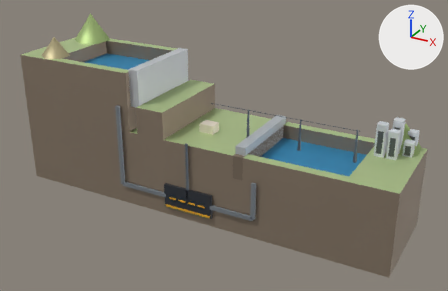
One commit to the glTF model arma-cordoba/models/rio-grande.glb: the scene before it, then after it.
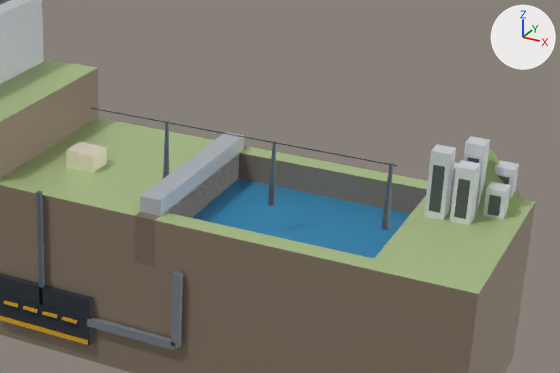
The first picture shows the older version from a camera (50 mm lens) standing at (0.461, -0.758, 0.372) and looking at (0.023, 0.037, -0.025). The close-ups show the older and then the newer version on the part from 37% to 98% of the width and 17% to 80% of the height of that picture. Only the edits that show in the close-ups are written down. Arrows for +X, +Y and +Z are at upper right; the lights stay in place. Where no turn or scale is listed for an object, it has been applied to the vertices. Vertices at exactly the same position are counted once.
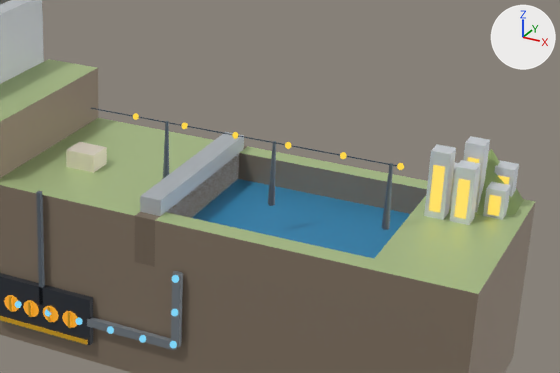
The newer file is also rescaled (x25.0) as a whole; pictures and numbers use the older file's frame.

Patch to the scene script:
```diff
--- a/arma-cordoba/models/rio-grande.glb.py
+++ b/arma-cordoba/models/rio-grande.glb.py
@@ mat_material_8 @@
 mat_material_8.metallic = 0.5
-mat_material_8.emission_color = (0.0196, 0.0148, 0.0)  # black #262000
+mat_material_8.emission_color = (1.0, 0.692, 0.0732)  # yellow #ffd94c
 mat_material_8.emission_strength = 1.0
@@ mat_material_21 @@
 mat_material_21.metallic = 0.5
+mat_material_21.emission_strength = 1.0
+mat_material_21.emission_color = (0.787, 0.319, 0.0)  # orange #e59900
@@ mat_material_38 @@
+mat_material_38 = bpy.data.materials.new('Material_38')
+# nodes: BsdfTransparent, Emission, LightPath, MixShader, OutputMaterial
+# colours: cyan #7fd3f5
@@ mat_material_37 @@
+mat_material_37 = bpy.data.materials.new('Material_37')
+# nodes: BsdfTransparent, Emission, LightPath, MixShader, OutputMaterial
+# colours: yellow #ffd84a
@@ mat_material_36 @@
+mat_material_36 = bpy.data.materials.new('Material_36')
+# nodes: BsdfTransparent, Emission, LightPath, MixShader, OutputMaterial
+# colours: yellow #ffd84a
@@ mat_material_35 @@
+mat_material_35 = bpy.data.materials.new('Material_35')
+# nodes: BsdfTransparent, Emission, LightPath, MixShader, OutputMaterial
+# colours: yellow #ffd84a
@@ mat_material_33 @@
+mat_material_33 = bpy.data.materials.new('Material_33')
+# nodes: BsdfTransparent, Emission, LightPath, MixShader, OutputMaterial
+# colours: yellow #ffd84a
@@ mat_material_32 @@
+mat_material_32 = bpy.data.materials.new('Material_32')
+# nodes: BsdfTransparent, Emission, LightPath, MixShader, OutputMaterial
+# colours: yellow #ffd84a
@@ me_mesh_41 @@
-me_mesh_41.from_pydata(...)  # 8 vertices, 12 faces; spans x -0.006..0.006, y -0.0014..0.0014, z -0.001..0.001
+me_mesh_41.from_pydata(...)  # 8 vertices, 12 faces; spans x -0.00102..0.00102, y -0.0014..0.0014, z -0.006..0.006
+# me_mesh_41 part 1: the whole mesh is turned -89.8 degrees about the y axis through its middle
 me_mesh_41.materials.append(mat_material_22)
@@ me_mesh_43 @@
-me_mesh_43.from_pydata(...)  # 8 vertices, 12 faces; spans x -0.006..0.006, y -0.0014..0.0014, z -0.001..0.001
+me_mesh_43.from_pydata(...)  # 8 vertices, 12 faces; spans x -0.00102..0.00102, y -0.0014..0.0014, z -0.006..0.006
+# me_mesh_43 part 2: the whole mesh is turned -89.8 degrees about the y axis through its middle
 me_mesh_43.materials.append(mat_material_23)
@@ me_mesh_45 @@
-me_mesh_45.from_pydata(...)  # 8 vertices, 12 faces; spans x -0.006..0.006, y -0.0014..0.0014, z -0.001..0.001
+me_mesh_45.from_pydata(...)  # 8 vertices, 12 faces; spans x -0.00102..0.00102, y -0.0014..0.0014, z -0.006..0.006
+# me_mesh_45 part 3: the whole mesh is turned -89.8 degrees about the y axis through its middle
 me_mesh_45.materials.append(mat_material_24)
@@ me_mesh_47 @@
-me_mesh_47.from_pydata(...)  # 8 vertices, 12 faces; spans x -0.006..0.006, y -0.0014..0.0014, z -0.001..0.001
+me_mesh_47.from_pydata(...)  # 8 vertices, 12 faces; spans x -0.00102..0.00102, y -0.0014..0.0014, z -0.006..0.006
+# me_mesh_47 part 4: the whole mesh is turned -89.8 degrees about the y axis through its middle
 me_mesh_47.materials.append(mat_material_25)
@@ ob_mesh_70 @@
+ob_mesh_70 = bpy.data.objects.new('Mesh_70', me_mesh_70)  # 54 vertices, 80 faces; spans x -0.0028..0.0028, y -0.0028..0.0028, z -0.0028..0.0028
+ob_mesh_70.location = (0.116, -0.0472, -0.0372)
@@ ob_mesh_69 @@
+ob_mesh_69 = bpy.data.objects.new('Mesh_69', me_mesh_70.copy())
+ob_mesh_69.location = (0.116, -0.0472, -0.0638)
@@ ob_mesh_68 @@
+ob_mesh_68 = bpy.data.objects.new('Mesh_68', me_mesh_70.copy())
+ob_mesh_68.location = (0.1154, -0.0472, -0.0898)
@@ ob_mesh_67 @@
+ob_mesh_67 = bpy.data.objects.new('Mesh_67', me_mesh_70.copy())
+ob_mesh_67.location = (0.0909, -0.0472, -0.092)
@@ ob_mesh_66 @@
+ob_mesh_66 = bpy.data.objects.new('Mesh_66', me_mesh_70.copy())
+ob_mesh_66.location = (0.0643, -0.0472, -0.092)
@@ ob_mesh_65 @@
+ob_mesh_65 = bpy.data.objects.new('Mesh_65', me_mesh_70.copy())
+ob_mesh_65.location = (0.0377, -0.0472, -0.092)
@@ ob_mesh_64 @@
+ob_mesh_64 = bpy.data.objects.new('Mesh_64', me_mesh_70.copy())
+ob_mesh_64.location = (0.0111, -0.0472, -0.092)
@@ ob_mesh_63 @@
+ob_mesh_63 = bpy.data.objects.new('Mesh_63', me_mesh_70.copy())
+ob_mesh_63.location = (-0.0156, -0.0472, -0.092)
@@ ob_mesh_59 @@
+ob_mesh_59 = bpy.data.objects.new('Mesh_59', me_mesh_59)  # 54 vertices, 80 faces; spans x -0.0024..0.0024, y -0.0024..0.0024, z -0.0024..0.0024
+ob_mesh_59.location = (0.0863, 0.024, 0.0472)
@@ ob_mesh_58 @@
+ob_mesh_58 = bpy.data.objects.new('Mesh_58', me_mesh_58)  # 54 vertices, 80 faces; spans x -0.0024..0.0024, y -0.0024..0.0024, z -0.0024..0.0024
+ob_mesh_58.location = (0.0463, 0.024, 0.0472)
@@ ob_mesh_57 @@
+ob_mesh_57 = bpy.data.objects.new('Mesh_57', me_mesh_57)  # 54 vertices, 80 faces; spans x -0.0024..0.0024, y -0.0024..0.0024, z -0.0024..0.0024
+ob_mesh_57.location = (0.2463, 0.024, 0.0472)
@@ ob_mesh_55 @@
+ob_mesh_55 = bpy.data.objects.new('Mesh_55', me_mesh_55)  # 54 vertices, 80 faces; spans x -0.0024..0.0024, y -0.0024..0.0024, z -0.0024..0.0024
+ob_mesh_55.location = (0.1663, 0.024, 0.0472)
@@ ob_mesh_54 @@
+ob_mesh_54 = bpy.data.objects.new('Mesh_54', me_mesh_54)  # 54 vertices, 80 faces; spans x -0.0024..0.0024, y -0.0024..0.0024, z -0.0024..0.0024
+ob_mesh_54.location = (0.1263, 0.024, 0.0472)
```

What differs and where, as boxes [x1, y1, x2, y2] in the close-ups (560 x 373 px):
'Mesh_29', recoloured (lighter): [429, 165, 445, 213] in both
'Mesh_31', recoloured (lighter): [454, 179, 470, 219] in both
'Mesh_27', recoloured (lighter): [487, 195, 501, 216] in both
'Mesh_46', recoloured, surface changed: [63, 311, 78, 328] in both
'Mesh_42', recoloured, surface changed: [24, 300, 39, 317] in both
'Mesh_44', recoloured, surface changed: [43, 306, 59, 322] in both
'Mesh_40', recoloured, surface changed: [4, 295, 19, 311] in both
'Mesh_43', turned: before [23, 306, 38, 313]; after [28, 302, 32, 317]
'Mesh_41', turned: before [4, 301, 18, 307]; after [9, 296, 13, 312]
'Mesh_45', turned: before [42, 311, 57, 318]; after [48, 307, 52, 322]
'Mesh_47', turned: before [62, 317, 77, 324]; after [68, 312, 71, 328]
'Mesh_21', recoloured: [498, 175, 510, 185] in both
'Mesh_70', added: after [172, 275, 179, 283]
'Mesh_25', recoloured: [467, 157, 479, 163] in both
'Mesh_67', added: after [139, 335, 146, 343]
'Mesh_66', added: after [107, 326, 114, 334]
'Mesh_68', added: after [170, 341, 177, 348]
'Mesh_69', added: after [171, 309, 178, 316]
'Mesh_57', added: after [397, 163, 404, 170]
'Mesh_65', added: after [75, 317, 82, 325]
'Mesh_63', added: after [15, 301, 22, 308]
'Mesh_54', added: after [232, 132, 239, 139]
'Mesh_55', added: after [285, 142, 291, 149]
'Mesh_58', added: after [133, 113, 139, 120]
'Mesh_59', added: after [182, 123, 188, 129]
'Mesh_64', added: after [45, 309, 51, 317]
